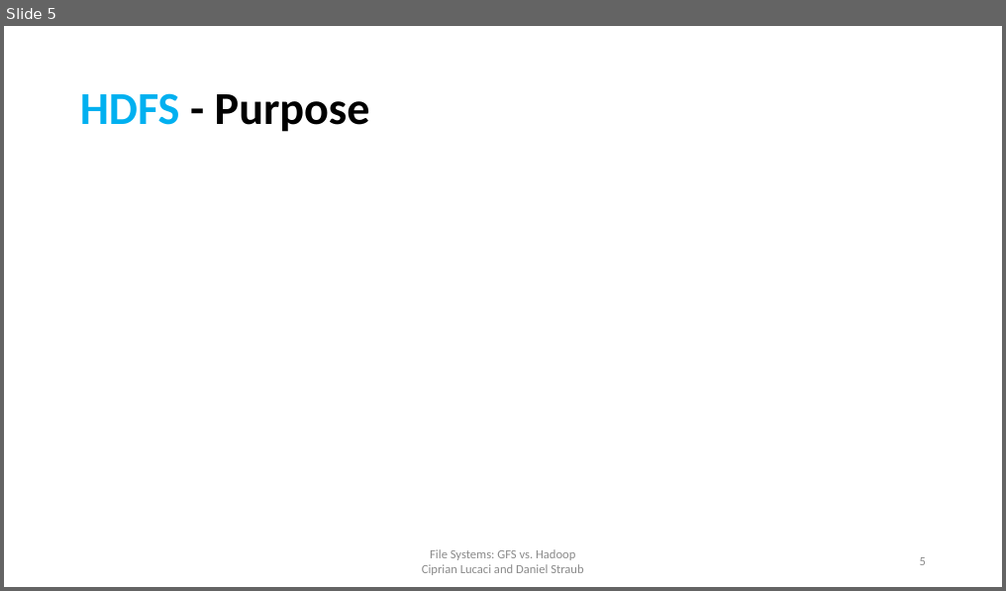
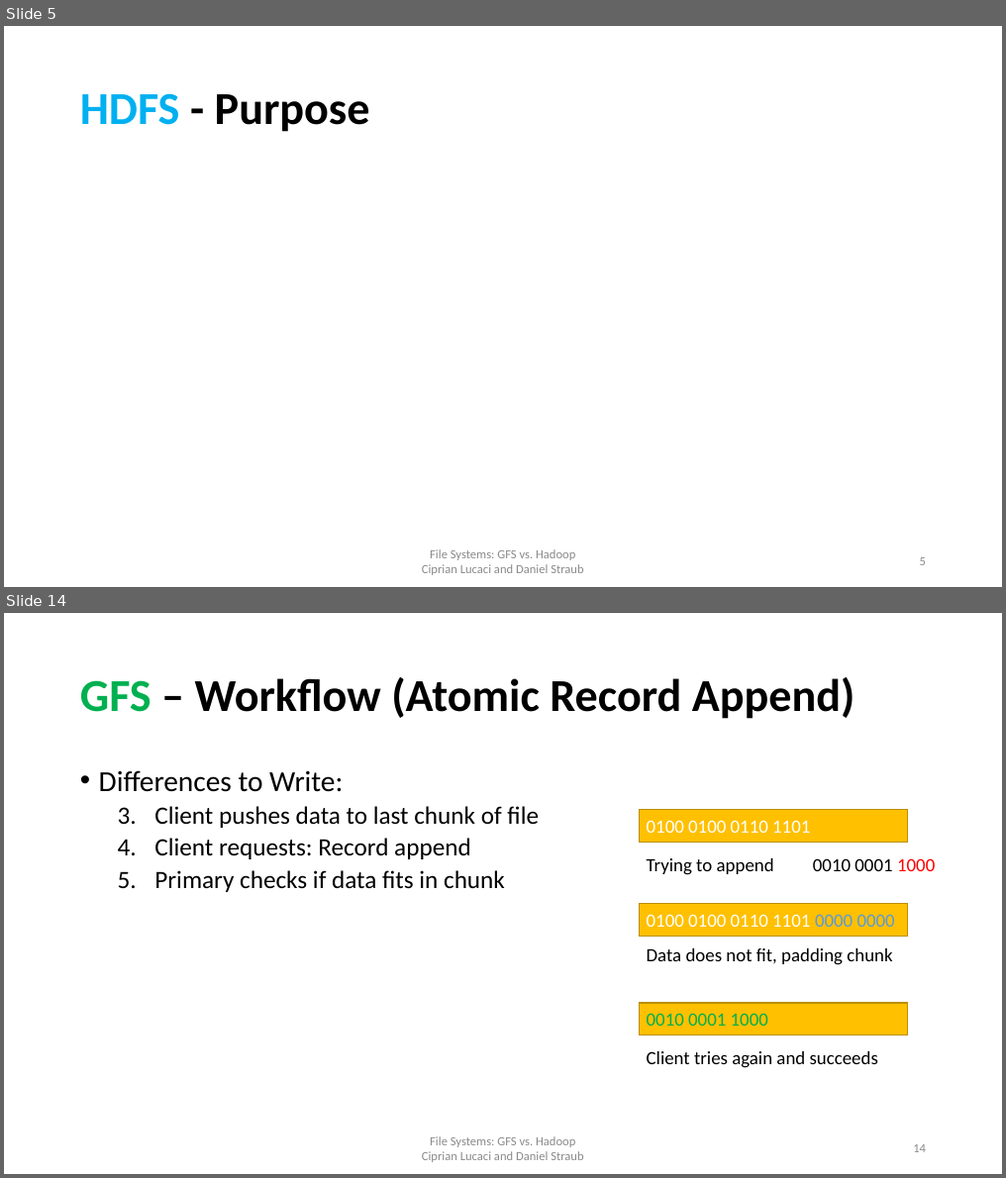
Before and after one commit to cipri7329/ss15-seminar, a slide deck: Presentation/DistributedFileSystems_Daniel.pptx. Shown one above the other, each under a label of ours: slide 5 before the commit, slides 5 and 14 after it; the slides between them are not shown. The pictures are 1006x591 and 1006x1178 pixels, drawn with LibreOffice and Linux fonts; fonts in the diff are those of the drawing; background and template pictures are left out. Boxes give left, top, right and bottom in pixels: in the first picture for what was removed or moved away, otherwise in the second. Text is boxed around its words. In the diff, an @@ line names an element or a change of style, - is before the commit and + after.

Commit message:
Presentation Daniel

```diff
--- a/Presentation/DistributedFileSystems_Daniel.pptx
+++ b/Presentation/DistributedFileSystems_Daniel.pptx
@@ slide 14 added at bbox=[4, 613, 1002, 1174], background #FFFFFF @@
@@ title added at bbox=[80, 677, 855, 719], 44 pt, text #000000, bold @@
+GFS – Workflow (Atomic Record Append)
@@ text added at bbox=[99, 770, 539, 892], 24 pt, text #000000 @@
+• Differences to Write:
+  3. Client pushes data to last chunk of file
+  4. Client requests: Record append
+  5. Primary checks if data fits in chunk
@@ rectangle added at bbox=[639, 810, 908, 842], fill #FFC000, outline #BD8E00 1 pt, 18 pt, text #FFFFFF @@
+0100 0100 0110 1101
@@ text added at bbox=[647, 859, 935, 875], 18 pt, text #000000 @@
+Trying to append 0010 0001 1000
@@ rectangle added at bbox=[639, 904, 908, 937], fill #FFC000, outline #BD8E00 1 pt, 18 pt, text #FFFFFF @@
+0100 0100 0110 1101 0000 0000
@@ text added at bbox=[647, 949, 892, 965], 18 pt, text #000000 @@
+Data does not fit, padding chunk
@@ rectangle added at bbox=[639, 1003, 908, 1035], fill #FFC000, outline #BD8E00 1 pt, 18 pt, text #00B050 @@
+0010 0001 1000
@@ text added at bbox=[647, 1052, 878, 1068], 18 pt, text #000000 @@
+Client tries again and succeeds
@@ text added at bbox=[422, 1137, 583, 1162], 12 pt, text #8C8C8C @@
+File Systems: GFS vs. Hadoop
+Ciprian Lucaci and Daniel Straub
@@ page number added at bbox=[913, 1145, 926, 1153], 12 pt, text #8C8C8C @@
+14
```
Also in this commit, not shown: 7 slides changed, 7 other slides added.
